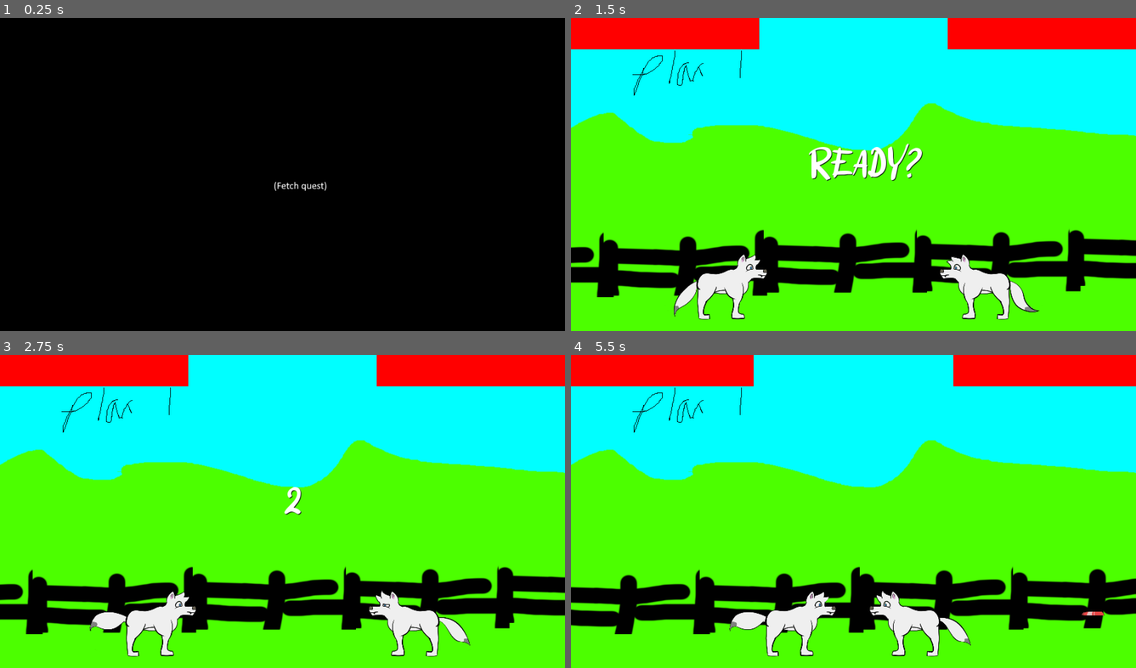
Above: before the commit, frames 1-4 (two rows, left to right).
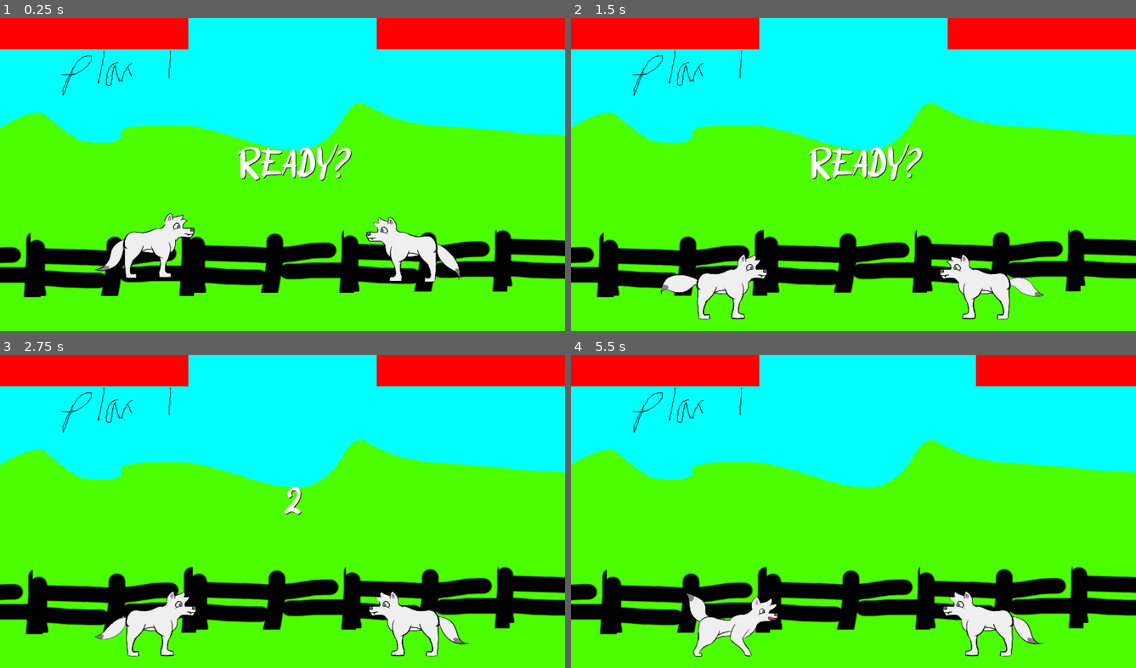
Above: after the commit, the same moments.

Repository: m7rk/openjam2021
Game: Godot game, scene res://Fight.tscn
The game is run twice, just before and just after one commit, with the same random seed, the same clock (stepped at 60 frames per second) and the same inputs.
Inputs:
- Up to frame 1 (0.25 s): no input
- Up to frame 2 (1.5 s): hold D (right) 0.53-1.28 s; hold J (close) 0.53-1.28 s; tap K (ranged) at 0.8, 1.35 s; hold S (down) from 1.28 s (still down)
- Up to frame 3 (2.75 s): tap L (special) at 1.55 s; release S (down) at 2.03 s; hold D (right) from 2.03 s (still down); hold L (special) from 2.03 s (still down); tap J (close) at 2.3 s
- Up to frame 4 (5.5 s): release D (right) at 2.78 s; release L (special) at 2.78 s; hold W (up) 2.78-3.53 s; tap J (close) at 2.85, 4.55 s; tap K (ranged) at 3.05, 5.3 s; hold K (ranged) 3.53-4.28 s; hold A (left) 3.53-5.03 s; tap L (special) at 3.8, 4.35 s; hold S (down) from 5.03 s (still down); hold J (close) from 5.03 s (still down)

The runs differ from the first frame. In frame 1, 90% of the frame differs, in the area x 0-100%, y 0-100%; in frame 2, 0.8%; in frame 3, 0.6%; in frame 4, 12%.

Commit message:
bounce and bite feel okay

Diff:
--- /dev/null
+++ b/Bite/bite.tres
@@ -0,0 +1,15 @@
+[gd_resource type="SpriteFrames" load_steps=6 format=2]
+
+[ext_resource path="res://bite/frame0000.png" type="Texture" id=1]
+[ext_resource path="res://bite/frame0002.png" type="Texture" id=2]
+[ext_resource path="res://bite/frame0003.png" type="Texture" id=3]
+[ext_resource path="res://bite/frame0001.png" type="Texture" id=4]
+[ext_resource path="res://bite/frame0004.png" type="Texture" id=5]
+
+[resource]
+animations = [ {
+"frames": [ ExtResource( 1 ), ExtResource( 4 ), ExtResource( 2 ), ExtResource( 3 ), ExtResource( 5 ) ],
+"loop": true,
+"name": "default",
+"speed": 5.0
+} ]
--- a/Fight.tscn
+++ b/Fight.tscn
@@ -1,5 +1,6 @@
-[gd_scene load_steps=17 format=2]
-
+[gd_scene load_steps=19 format=2]
+
+[ext_resource path="res://pounce/pounce.tres" type="SpriteFrames" id=1]
 [ext_resource path="res://scripts/PlayerDog.gd" type="Script" id=2]
 [ext_resource path="res://scripts/EnemyDog.gd" type="Script" id=3]
 [ext_resource path="res://scripts/Camera.gd" type="Script" id=4]
@@ -11,6 +12,7 @@
 [ext_resource path="res://scripts/FightManager.gd" type="Script" id=10]
 [ext_resource path="res://Transitioner.tscn" type="PackedScene" id=11]
 [ext_resource path="res://idle/idle.tres" type="SpriteFrames" id=12]
+[ext_resource path="res://bite/bite.tres" type="SpriteFrames" id=13]
 
 [sub_resource type="RectangleShape2D" id=1]
 extents = Vector2( 1541.06, 10 )
@@ -80,13 +82,67 @@
 scale = Vector2( 0.440882, 0.411603 )
 texture = ExtResource( 5 )
 
+[node name="Enemy" type="KinematicBody2D" parent="."]
+position = Vector2( 592.054, 336.597 )
+rotation = 3.14159
+scale = Vector2( 1, -1 )
+script = ExtResource( 3 )
+
+[node name="HEAD" type="CollisionShape2D" parent="Enemy"]
+position = Vector2( 33.3334, -24.3334 )
+scale = Vector2( 5, 5 )
+shape = SubResource( 2 )
+__meta__ = {
+"_edit_lock_": true
+}
+
+[node name="BODY" type="CollisionShape2D" parent="Enemy"]
+position = Vector2( -17, 16.6667 )
+scale = Vector2( 8, 5 )
+shape = SubResource( 3 )
+__meta__ = {
+"_edit_lock_": true
+}
+
+[node name="Pounce" type="AnimatedSprite" parent="Enemy"]
+position = Vector2( -7, -10 )
+scale = Vector2( 0.3, 0.3 )
+frames = ExtResource( 1 )
+frame = 7
+speed_scale = 1.5
+playing = true
+__meta__ = {
+"_edit_lock_": true
+}
+
+[node name="Bite" type="AnimatedSprite" parent="Enemy"]
+visible = false
+position = Vector2( -24, -5 )
+scale = Vector2( 0.3, 0.3 )
+frames = ExtResource( 13 )
+speed_scale = 1.5
+playing = true
+__meta__ = {
+"_edit_lock_": true
+}
+
+[node name="Idle" type="AnimatedSprite" parent="Enemy"]
+scale = Vector2( 0.3, 0.3 )
+frames = ExtResource( 12 )
+frame = 8
+speed_scale = 1.5
+playing = true
+__meta__ = {
+"_edit_lock_": true
+}
+
 [node name="Player" type="KinematicBody2D" parent="."]
 position = Vector2( 202.303, 330.264 )
 script = ExtResource( 2 )
 
 [node name="HEAD" type="CollisionShape2D" parent="Player"]
 position = Vector2( 33.3334, -24.3334 )
-scale = Vector2( 8, 5 )
+scale = Vector2( 5, 5 )
 shape = SubResource( 2 )
 __meta__ = {
 "_edit_lock_": true
@@ -100,41 +156,32 @@
 "_edit_lock_": true
 }
 
-[node name="AnimatedSprite" type="AnimatedSprite" parent="Player"]
+[node name="Pounce" type="AnimatedSprite" parent="Player"]
+position = Vector2( -7, -10 )
+scale = Vector2( 0.3, 0.3 )
+frames = ExtResource( 1 )
+frame = 3
+speed_scale = 1.5
+playing = true
+__meta__ = {
+"_edit_lock_": true
+}
+
+[node name="Bite" type="AnimatedSprite" parent="Player"]
+visible = false
+position = Vector2( -24, -5 )
+scale = Vector2( 0.3, 0.3 )
+frames = ExtResource( 13 )
+frame = 4
+speed_scale = 1.5
+playing = true
+__meta__ = {
+"_edit_lock_": true
+}
+
+[node name="Idle" type="AnimatedSprite" parent="Player"]
 scale = Vector2( 0.3, 0.3 )
 frames = ExtResource( 12 )
-frame = 26
-speed_scale = 1.5
-playing = true
-__meta__ = {
-"_edit_lock_": true
-}
-
-[node name="Enemy" type="KinematicBody2D" parent="."]
-position = Vector2( 592.054, 336.597 )
-scale = Vector2( -1, 1 )
-script = ExtResource( 3 )
-
-[node name="HEAD" type="CollisionShape2D" parent="Enemy"]
-position = Vector2( 33.3334, -24.3334 )
-scale = Vector2( 8, 5 )
-shape = SubResource( 2 )
-__meta__ = {
-"_edit_lock_": true
-}
-
-[node name="BODY" type="CollisionShape2D" parent="Enemy"]
-position = Vector2( -17, 16.6667 )
-scale = Vector2( 8, 5 )
-shape = SubResource( 3 )
-__meta__ = {
-"_edit_lock_": true
-}
-
-[node name="AnimatedSprite" type="AnimatedSprite" parent="Enemy"]
-scale = Vector2( 0.3, 0.3 )
-frames = ExtResource( 12 )
-frame = 25
 speed_scale = 1.5
 playing = true
 __meta__ = {
@@ -194,4 +241,7 @@
 
 [node name="Transitioner" parent="." instance=ExtResource( 11 )]
 
+[node name="TextureRect" parent="Transitioner" index="0"]
+visible = false
+
 [editable path="Transitioner"]
--- /dev/null
+++ b/Hit.tscn
@@ -0,0 +1,23 @@
+[gd_scene load_steps=2 format=2]
+
+[sub_resource type="Gradient" id=1]
+colors = PoolColorArray( 0, 0, 1, 1, 0, 0, 0, 0 )
+
+[node name="Hit" type="CPUParticles2D"]
+position = Vector2( -10, -10 )
+emitting = false
+lifetime = 0.2
+one_shot = true
+explosiveness = 1.0
+emission_shape = 1
+emission_sphere_radius = 0.01
+direction = Vector2( 0, 0 )
+spread = 180.0
+gravity = Vector2( 0, 0 )
+initial_velocity = 40.0
+initial_velocity_random = 1.0
+angular_velocity = 360.0
+angular_velocity_random = 1.0
+angle = 720.0
+scale_amount = 4.0
+color_ramp = SubResource( 1 )
--- /dev/null
+++ b/Pounce/pounce.tres
@@ -0,0 +1,22 @@
+[gd_resource type="SpriteFrames" load_steps=13 format=2]
+
+[ext_resource path="res://pounce/frame0003.png" type="Texture" id=1]
+[ext_resource path="res://pounce/frame0007.png" type="Texture" id=5]
+[ext_resource path="res://pounce/frame0008.png" type="Texture" id=6]
+[ext_resource path="res://pounce/frame0009.png" type="Texture" id=7]
+[ext_resource path="res://pounce/frame0001.png" type="Texture" id=8]
+[ext_resource path="res://pounce/frame0002.png" type="Texture" id=9]
+[ext_resource path="res://pounce/frame0000.png" type="Texture" id=10]
+[ext_resource path="res://pounce/frame0010.png" type="Texture" id=11]
+[ext_resource path="res://pounce/frame0011.png" type="Texture" id=12]
+[ext_resource path="res://pounce/frame0012.png" type="Texture" id=13]
+[ext_resource path="res://pounce/frame0013.png" type="Texture" id=14]
+[ext_resource path="res://pounce/frame0014.png" type="Texture" id=15]
+
+[resource]
+animations = [ {
+"frames": [ ExtResource( 10 ), ExtResource( 8 ), ExtResource( 9 ), ExtResource( 1 ), ExtResource( 5 ), ExtResource( 6 ), ExtResource( 7 ), ExtResource( 11 ), ExtResource( 12 ), ExtResource( 13 ), ExtResource( 14 ), ExtResource( 15 ) ],
+"loop": true,
+"name": "default",
+"speed": 5.0
+} ]
--- a/scripts/EnemyDog.gd
+++ b/scripts/EnemyDog.gd
@@ -25,6 +25,6 @@
 	if(dist > 400 && move_time > 0.4):
 		cmds.append("ranged")
 
-	doInput(-1,delta)
+	#doInput(-1,delta)
 	applyForces(delta)
 	velocity = move_and_slide(velocity, Vector2.DOWN)
--- a/scripts/GenericDog.gd
+++ b/scripts/GenericDog.gd
@@ -23,44 +23,61 @@
 var last_l_depress = 0
 var last_r_depress = 0
 
+var damagefx = preload("res://Hit.tscn")
+
 # consts
-var GRAVITY = 1000
-var MOVESPEED = 2500
-var DAMPEN_FACTOR = 10
-
-var CLOSE_ATTACK_LAUNCH = 0.5
-var CLOSE_ATTACK_COOLDOWN = 0.7
-var CLOSE_ATTACK_VEL_BOOST = 700
-var CLOSE_ATTACK_RANGE = 200
-var CLOSE_ATTACK_DAMAGE = 20
-
-var RANGED_CHARGE_ONE = 0.5
-var RANGED_CHARGE_TWO = 1.0
-var RANGED_COOLDOWN = 0.5
-var RANGED_LAUNCH = 0.3
-var RANGED_ATTACK_DAMAGE = 15
-
-var FRISBEE_SPEED_X = 300
-var FRISBEE_SPEED_Y = 150
-
-var BALL_SPEED_X = 200
-var BALL_SPEED_Y = 400
-
-var BACKUP_SPEED_RATIO = 0.7
-
-var DASH_DETECTION_TIME = 0.1
-var DASH_VELOCITY = 700
-var DASH_COOLDOWN = 0.3
-var DASH_COST = 3
-
-func hit(rev):
+const GRAVITY = 1000
+const MOVESPEED = 2500
+const DAMPEN_FACTOR = 10
+
+const CLOSE_ATTACK_HIT = 0.4
+const CLOSE_ATTACK_LAUNCH = 0.5
+const CLOSE_ATTACK_COOLDOWN = 0.7
+const CLOSE_ATTACK_VEL_BOOST = 700
+const CLOSE_ATTACK_RANGE = 120
+const CLOSE_ATTACK_DAMAGE = 10
+const CLOSE_ATTACK_KNOCKBACK = 800
+
+const POUNCE_ATTACK_HIT = 0.2
+const POUNCE_ATTACK_LAUNCH = 0.5
+const POUNCE_ATTACK_COOLDOWN = 1.7
+const POUNCE_ATTACK_VEL_BOOSTX = 3000
+const POUNCE_ATTACK_VEL_BOOSTY = -300
+const POUNCE_ATTACK_RANGE = 160
+const POUNCE_ATTACK_DAMAGE = 20
+const POUNCE_ATTACK_KNOCKBACK = 1200
+
+const RANGED_CHARGE_ONE = 0.5
+const RANGED_CHARGE_TWO = 1.0
+const RANGED_COOLDOWN = 0.5
+const RANGED_LAUNCH = 0.3
+const RANGED_ATTACK_DAMAGE = 15
+
+const FRISBEE_SPEED_X = 300
+const FRISBEE_SPEED_Y = 150
+
+const BALL_SPEED_X = 200
+const BALL_SPEED_Y = 400
+
+const BACKUP_SPEED_RATIO = 0.7
+
+const DASH_DETECTION_TIME = 0.1
+const DASH_VELOCITY = 1200
+const DASH_COOLDOWN = 0.3
+const DASH_COST = 3
+
+func hit(rev, dmg, knockback):
 	velocity.y = -200
-	velocity.x = rev * 2500
-	hp -= CLOSE_ATTACK_DAMAGE
+	velocity.x = rev * knockback
+	hp -= dmg
 
 func catch():
 	hp -= RANGED_ATTACK_DAMAGE
 	# launch catch animation.
+
+
+func _ready():
+	setAnim("Idle",1)
 
 func checkForDash(rev):
 		# check for dash
@@ -71,20 +88,40 @@
 		last_l_depress = time_elapsed
 
 	if("right" in cmds and time_elapsed - last_r_depress < DASH_DETECTION_TIME):
+		attack_executed = "dash"
 		cooldown = DASH_COOLDOWN
 		hp -= DASH_COST
 		velocity.x += DASH_VELOCITY * rev
 
 	if("left" in cmds and time_elapsed - last_l_depress < DASH_DETECTION_TIME):
+		attack_executed = "dash"
 		cooldown = DASH_COOLDOWN
 		hp -= DASH_COST
 		velocity.x -= (DASH_VELOCITY * BACKUP_SPEED_RATIO) * rev
 
+func setAnim(anim,rev):
+	get_node("Pounce").visible = (anim == "Pounce")
+	get_node("Bite").visible = (anim == "Bite")
+	get_node("Idle").visible = (anim == "Idle")
+
 func doInput(rev, delta):
+	cooldown -= delta
+
+	if(cooldown < 0):
+		attack_executed = ""
+
+	if(attack_executed == "special"):
+		setAnim("Pounce",rev)
+	elif(attack_executed == "close"):
+		setAnim("Bite",rev)
+	else:
+		setAnim("Idle",rev)
+
 	if(get_node("../").trans_time  > 0):
 		return
 
 	time_elapsed += delta
+
 
 	# cancel move if holding fight keys, or in cooldown
 	if("close" in cmds or "ranged" in cmds or "special" in cmds or cooldown > 0):
@@ -96,15 +133,16 @@
 	last_inputs = cmds
 
 
-	cooldown -= delta
 	tryAttacks(rev,delta)
 
+
+
 	if(charge_command == "ranged" and charge_time > RANGED_CHARGE_TWO):
-		get_node("AnimatedSprite").modulate = Color(1,0,0)
+		get_node("Idle").modulate = Color(1,0,0)
 	elif(charge_command == "ranged" and charge_time > RANGED_CHARGE_ONE):
-		get_node("AnimatedSprite").modulate = Color(1,1,0)
+		get_node("Idle").modulate = Color(1,1,0)
 	else:
-		get_node("AnimatedSprite").modulate = Color(1,1,1)
+		get_node("Idle").modulate = Color(1,1,1)
 
 
 	if("right" in cmds):
@@ -114,21 +152,30 @@
 
 
 func tryCloseAttack(rev, delta):
-	if(attack_executed == "close" and cooldown > CLOSE_ATTACK_LAUNCH and cooldown - delta <= CLOSE_ATTACK_LAUNCH):
-		velocity.x += CLOSE_ATTACK_VEL_BOOST * rev
-		# hit them during the pounce frame
+	if(attack_executed == "close" and cooldown > CLOSE_ATTACK_HIT and cooldown - delta <= CLOSE_ATTACK_HIT):
 		var dist = abs(global_position.x - get_node("../Player").global_position.x)
 		if(rev == 1):
 			dist = abs(global_position.x - get_node("../Enemy").global_position.x)
 		if(dist < CLOSE_ATTACK_RANGE and rev == 1):
-			get_node("../Enemy").hit(rev)
+			get_node("../Enemy").hit(rev,CLOSE_ATTACK_DAMAGE,CLOSE_ATTACK_KNOCKBACK)
 		if(dist < CLOSE_ATTACK_RANGE and rev == -1):
-			get_node("../Player").hit(rev)
+			get_node("../Player").hit(rev,CLOSE_ATTACK_DAMAGE,CLOSE_ATTACK_KNOCKBACK)
+
+		var d = damagefx.instance()
+		get_parent().add_child(d)
+		d.global_position = global_position + Vector2(rev * 60,-5)
+		d.emitting = true
+
+
+	if(attack_executed == "close" and cooldown > CLOSE_ATTACK_LAUNCH and cooldown - delta <= CLOSE_ATTACK_LAUNCH):
+		velocity.x += CLOSE_ATTACK_VEL_BOOST * rev
+
 
 	# put in an order to execute "close" attack
 	if("close" in cmds and cooldown < 0):
 		cooldown = CLOSE_ATTACK_COOLDOWN
 		attack_executed = "close"
+		get_node("Bite").frame = 0
 		charge_command = ""
 		return true
 	return false
@@ -141,7 +188,6 @@
 		return true
 	else:
 		if(charge_command == "ranged" and charge_time > RANGED_CHARGE_ONE):
-
 			var v = null
 
 			if(charge_time >= RANGED_CHARGE_TWO):
@@ -157,9 +203,33 @@
 			return true
 	return false
 
+func trySpecialAttack(rev,delta):
+	if(attack_executed == "special" and cooldown > POUNCE_ATTACK_HIT and cooldown - delta <= POUNCE_ATTACK_HIT):
+		var dist = abs(global_position.x - get_node("../Player").global_position.x)
+		if(rev == 1):
+			dist = abs(global_position.x - get_node("../Enemy").global_position.x)
+		if(dist < POUNCE_ATTACK_RANGE and rev == 1):
+			get_node("../Enemy").hit(rev, POUNCE_ATTACK_DAMAGE, POUNCE_ATTACK_KNOCKBACK)
+		if(dist < POUNCE_ATTACK_RANGE and rev == -1):
+			get_node("../Player").hit(rev, POUNCE_ATTACK_DAMAGE, POUNCE_ATTACK_KNOCKBACK)
+
+	if(attack_executed == "special" and cooldown > POUNCE_ATTACK_LAUNCH and cooldown - delta <= POUNCE_ATTACK_LAUNCH):
+		velocity.x += POUNCE_ATTACK_VEL_BOOSTX * rev
+		velocity.y += POUNCE_ATTACK_VEL_BOOSTY
+		# hit them during the pounce frame
+
+	# put in an order to execute "close" attack
+	if("special" in cmds and cooldown < 0):
+		cooldown = POUNCE_ATTACK_COOLDOWN
+		attack_executed = "special"
+		get_node("Pounce").frame = 0
+		charge_command = ""
+		return true
+	return false
+
 func tryAttacks(rev, delta):
 	# short circuit lmoa
-	return tryCloseAttack(rev, delta) || tryRangedAttack(rev, delta)
+	return tryCloseAttack(rev, delta) || tryRangedAttack(rev, delta) || trySpecialAttack(rev,delta)
 
 func applyForces(delta):
 	velocity.x = velocity.x * (1 - (delta * DAMPEN_FACTOR))
Binary file removed: Bite new (delete the other one)/frame0000.png
Binary file removed: Bite new (delete the other one)/frame0001.png
Binary file removed: Bite new (delete the other one)/frame0002.png
Binary file removed: Bite new (delete the other one)/frame0003.png
Binary file removed: Bite new (delete the other one)/frame0004.png
Not shown, added: Bite/frame0000.png.import
Not shown, added: Bite/frame0001.png.import
Not shown, added: Bite/frame0002.png.import
Not shown, added: Bite/frame0003.png.import
Not shown, added: Bite/frame0004.png.import
Not shown, added: Pounce/frame0000.png.import
Not shown, added: Pounce/frame0001.png.import
(and 13 more such lines)
